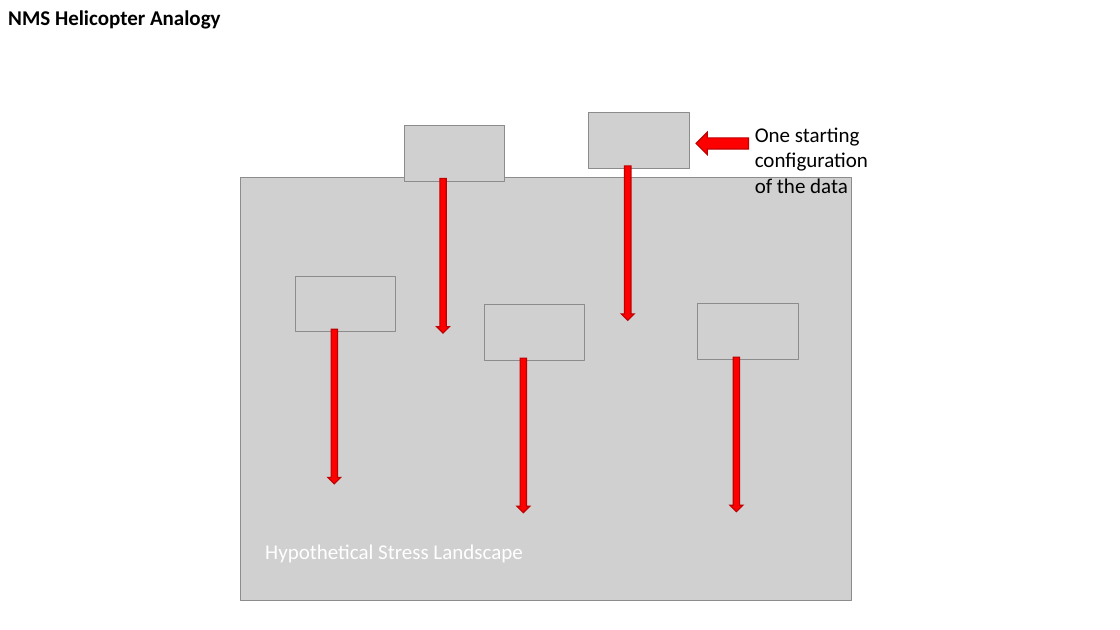
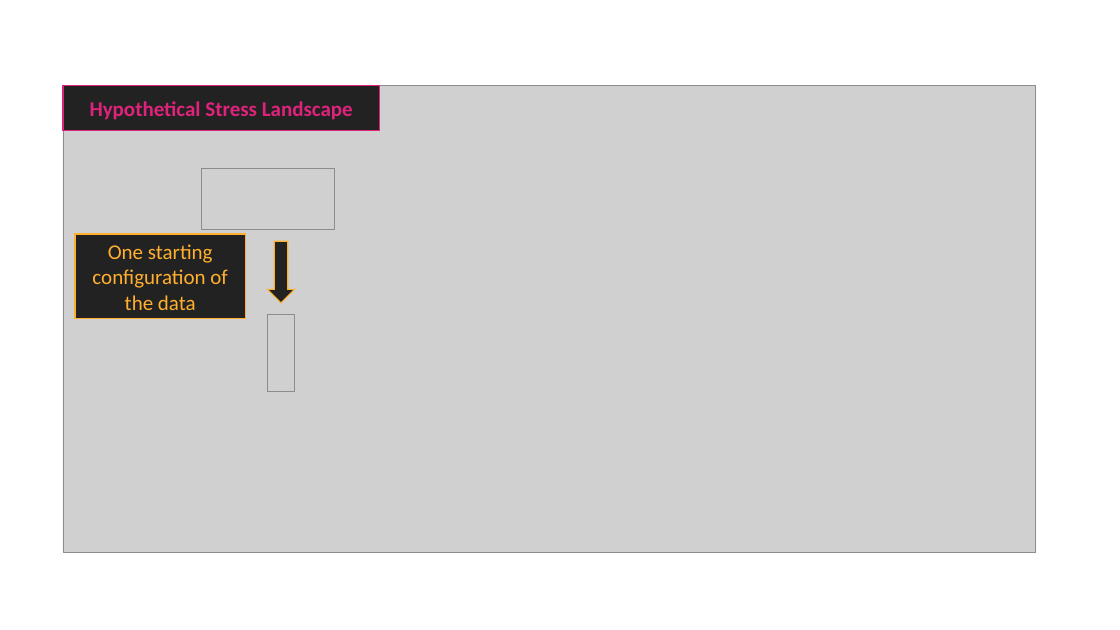
Before and after one commit to njlyon0/lter_talks, a slide deck: slide 2 of maintain/tutorials_multivar-stats-graphics.pptx. Drawn at 1120x630 pixels with LibreOffice and Linux fonts; fonts in the diff are those of the drawing; grey boxes stand for pictures. Boxes give left, top, right and bottom in pixels: in the first picture for what was removed or moved away, otherwise in the second. Text is boxed around its words. In the diff, an @@ line names an element or a change of style, - is before the commit and + after.

```diff
--- a/maintain/tutorials_multivar-stats-graphics.pptx
+++ b/maintain/tutorials_multivar-stats-graphics.pptx
@@ text removed at (8,10,221,29) @@
-NMS Helicopter Analogy
@@ rectangle "Hypothetical Stress Landscape": place and size @@
-rectangle "Hypothetical Stress Landscape" at (265,545,522,562)
+rectangle "Hypothetical Stress Landscape" at (63,85,380,130)
@@ rectangle "Hypothetical Stress Landscape" at (63,85,380,130): text colour #FFFFFF to #DF227C, bold on; alignment left to centre; vertical alignment top to middle; fill none to #222222; outline none to #DF227C 1 pt @@
@@ picture added at (63,85,1036,552) @@
@@ picture removed at (589,113,689,168) @@
@@ picture removed at (404,125,504,181) @@
@@ down arrow removed at (697,133,749,155) @@
@@ picture added at (201,168,334,229) @@
@@ picture removed at (240,177,852,600) @@
@@ down arrow removed at (437,179,450,334) @@
@@ down arrow removed at (622,166,634,320) @@
@@ rectangle "One starting configuration of the ...": place and size @@
-rectangle "One starting configuration of the ..." at (755,127,868,193)
+rectangle "One starting configuration of the ..." at (75,234,245,319)
@@ rectangle "One starting configuration of the ..." at (75,234,245,319): text colour #000000 to #FFB02F; alignment left to centre; vertical alignment top to middle; fill none to #222222; outline none to #FFB02F 1 pt @@
@@ down arrow added at (267,241,294,302), fill #222222, outline #FFB02F 1 pt @@
@@ picture removed at (296,276,396,332) @@
@@ picture added at (267,314,294,391) @@
@@ down arrow removed at (328,329,340,484) @@
@@ picture removed at (485,305,585,360) @@
@@ picture removed at (698,304,798,360) @@
@@ down arrow removed at (517,358,529,513) @@
@@ down arrow removed at (730,357,743,512) @@
```
Also in this commit, not shown: 12 slides added, 1 slide removed, 16 other files.
